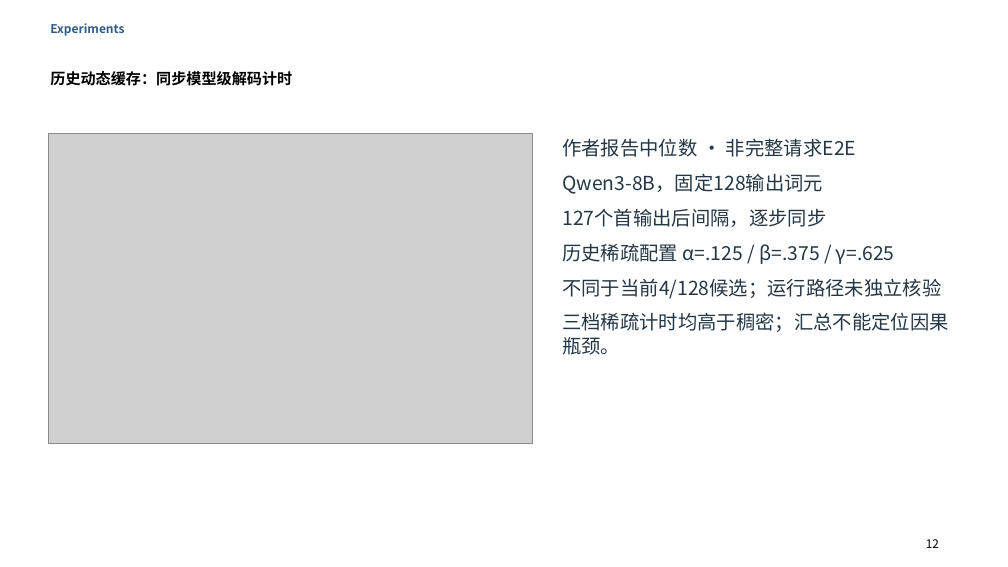
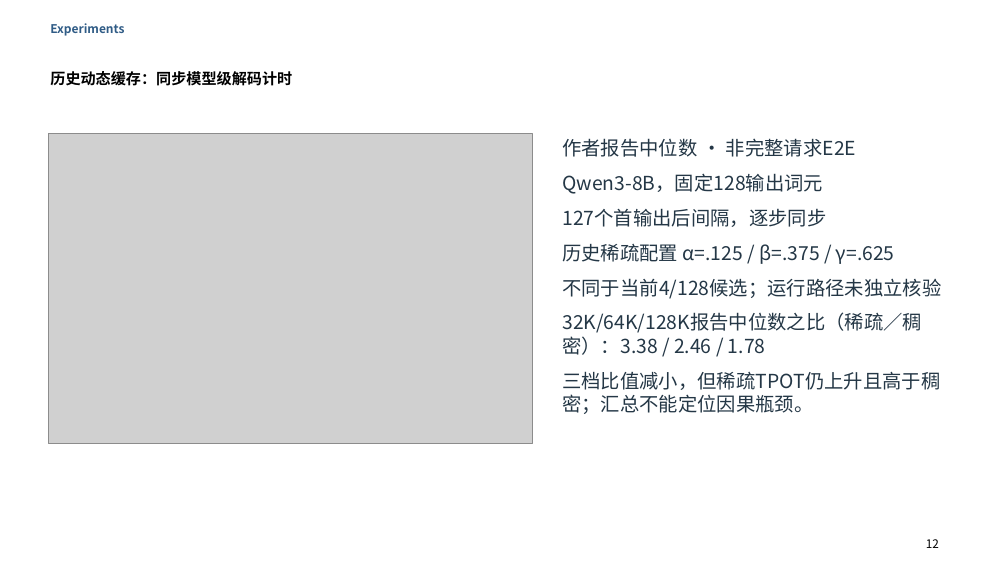
Before and after one commit to Chosen-David/two-level-attention, a slide deck: slide 12 of agent_doc/advice/dac_manuscript/presentation/TwoLevel_UserEdited_20261014.pptx. Drawn at 1008x567 pixels with LibreOffice and Linux fonts; fonts in the diff are those of the drawing; grey boxes stand for pictures. Boxes give left, top, right and bottom in pixels: in the first picture for what was removed or moved away, otherwise in the second. Text is boxed around its words. In the diff, an @@ line names an element or a change of style, - is before the commit and + after.

Commit message:
docs(manuscript): distinguish relative TPOT ratios from absolute latency
Refine one bilingual results paragraph and slide12 using the baseline/scope/normalized-outcome structure of a specific DAC paragraph. Preserve raw medians and qualify ratios of reported medians, three-length scope, synchronization and missing execution/quality linkage. All figures byte-identical; record Observation reuse and parent audit without recollection or new plotting chain. Scientific/reader review followed by author revision and final review;26-page clean document-only build reproduces text/color/grayscale. Library v19 payload SHA256e3fca2e2d4b8ba8d6d2f3975b6fb810f0e23ddf98dedb379927d6ceb11ae45d7.

```diff
--- a/agent_doc/advice/dac_manuscript/presentation/TwoLevel_UserEdited_20261014.pptx
+++ b/agent_doc/advice/dac_manuscript/presentation/TwoLevel_UserEdited_20261014.pptx
@@ text at (562, 312, 940, 414): text changed @@
-三档稀疏计时均高于稠密；汇总不能定位因果瓶颈。
+32K/64K/128K报告中位数之比（稀疏／稠密）：3.38 / 2.46 / 1.78
+三档比值减小，但稀疏TPOT仍上升且高于稠密；汇总不能定位因果瓶颈。
```
Also in this commit, not shown: 10 other files.
